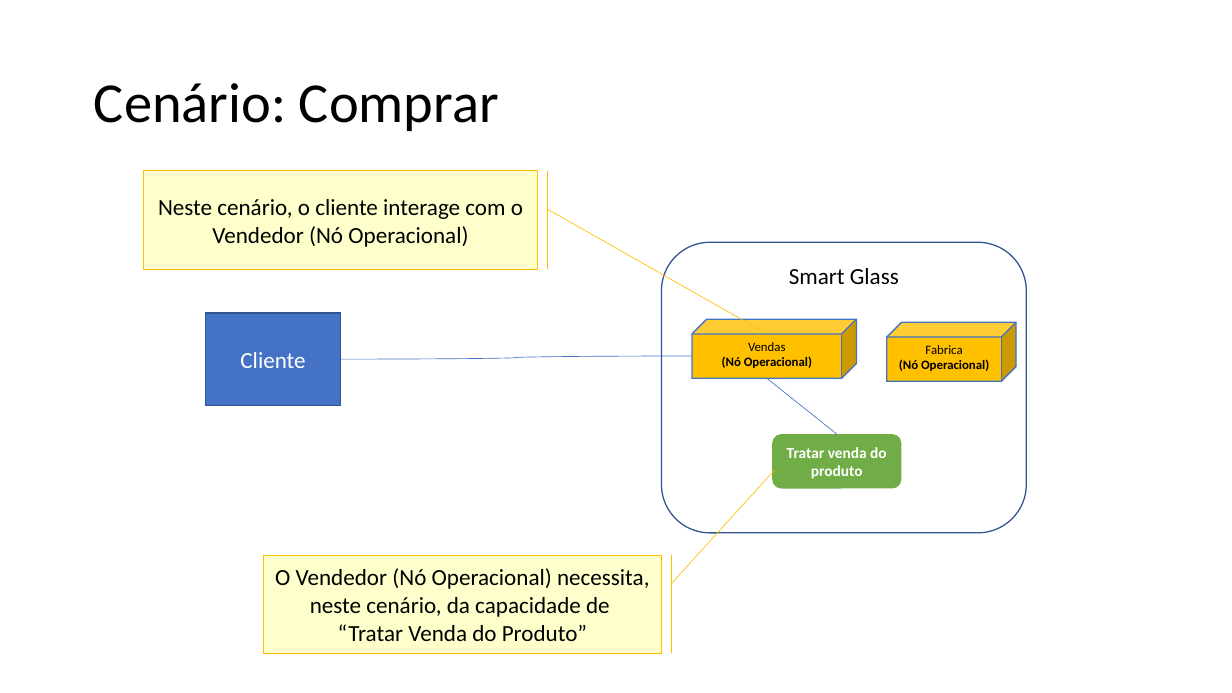
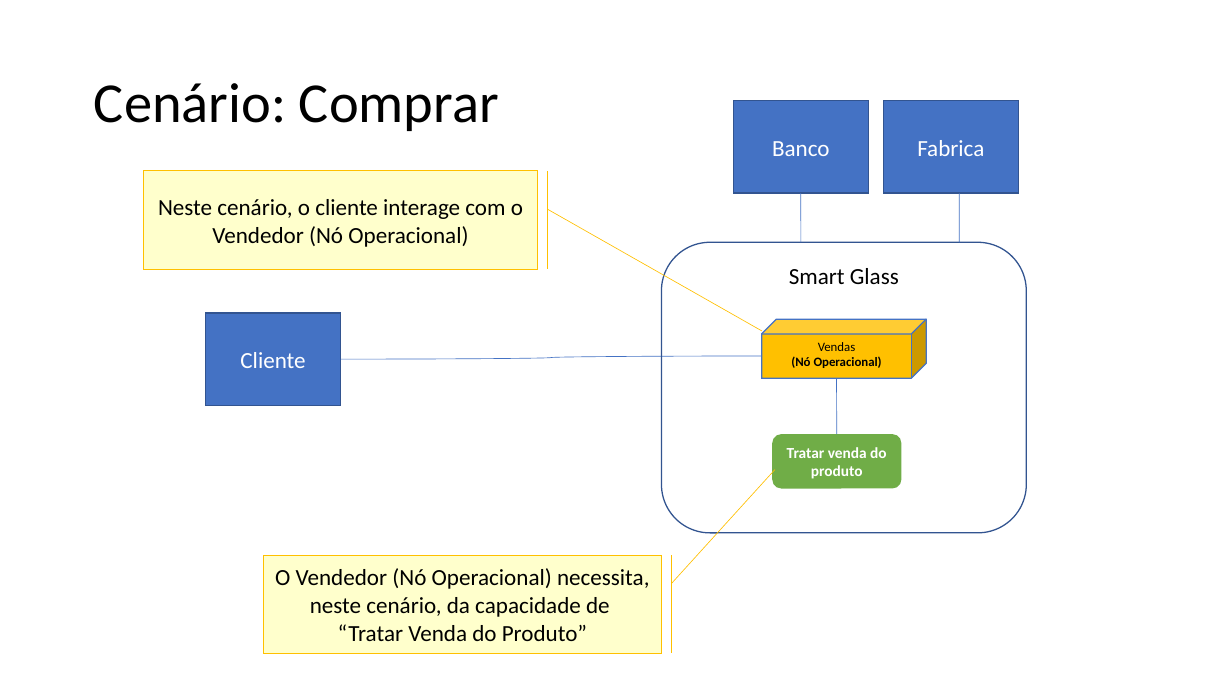
Before and after one commit to Geremias-ms/ENGENHARIADEREQUISITOS, a slide deck: slide 3 of 015 - ARQUITETURA DE NEGOCIO PARA CADA CENÁRIO.pptx. Drawn at 1232x693 pixels with LibreOffice and Linux fonts; fonts in the diff are those of the drawing. Boxes give left, top, right and bottom in pixels: in the first picture for what was removed or moved away, otherwise in the second. Text is boxed around its words. In the diff, an @@ line names an element or a change of style, - is before the commit and + after.

```diff
--- a/015 - ARQUITETURA DE NEGOCIO PARA CADA CENÁRIO.pptx
+++ b/015 - ARQUITETURA DE NEGOCIO PARA CADA CENÁRIO.pptx
@@ rectangle added at box(734, 101, 869, 193), fill #4472C4, outline #325491 1 pt, 18 pt, text #FFFFFF @@
+Banco
@@ rectangle added at box(884, 101, 1019, 193), fill #4472C4, outline #325491 1 pt, 18 pt, text #FFFFFF @@
+Fabrica
@@ curved line added from (801, 193) to (801, 242), #4472C4 0.5 pt @@
@@ curved line added from (959, 193) to (959, 242), #4472C4 0.5 pt @@
@@ cube "Vendas": place and size @@
-cube "Vendas" at box(692, 319, 857, 378)
+cube "Vendas" at box(762, 319, 926, 378)
@@ cube removed at box(887, 323, 1017, 382) @@
-Fabrica
-(Nó Operacional)
@@ curved line moved from (341, 360) - (692, 356) to (341, 360) - (762, 356) @@
@@ line moved from (767, 378) - (837, 434) to (836, 378) - (837, 434) @@
```
Also in this commit, not shown: 2 other files.
